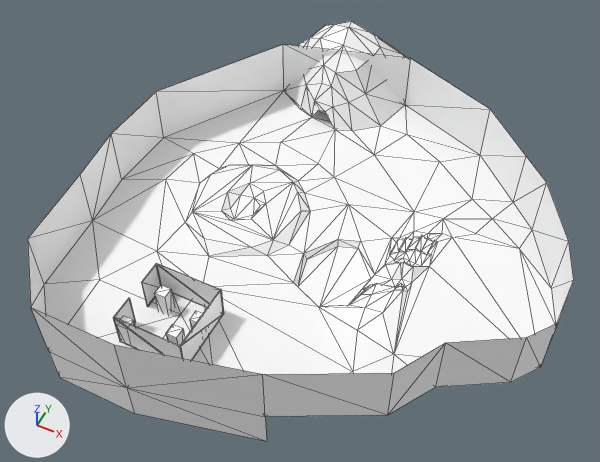
The glTF model assets/map/SolColi.glb: old version first, new version second.
The view is the same before and after, from a 50 mm lens placed at (5.18, -8.74, 10.99), pointed at (0.87, -0.12, 0.21). Arrows for +X, +Y and +Z are at lower left; the lights stay in place. Mesh edges are drawn as thin lines. Where no turn or scale is listed for an object, it has been applied to the vertices. Vertices at the same position are counted once.

Names of what the first picture shows: 'beveled_cuboid'.
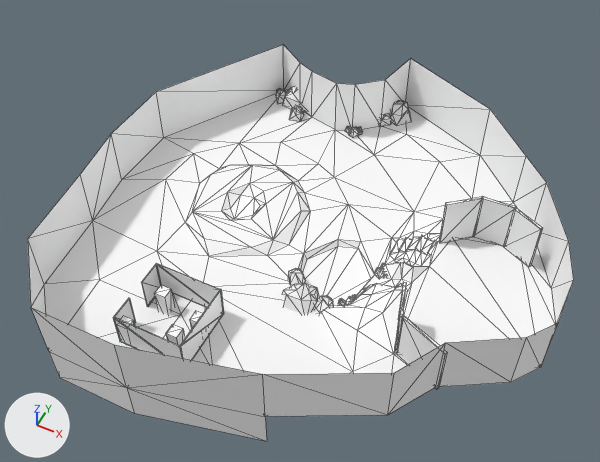
What differs and where, as boxes (x1, y1, x2, y2) in the pictures (600 x 462 px):
'beveled_cuboid', reshaped
    before: (28, 21, 574, 441)
    after: (28, 45, 574, 441)
part 1 of me_mesh_0, added
    after: (474, 196, 516, 245)
part 2 of me_mesh_0, built on
    before: (284, 21, 407, 131)
    after: (276, 45, 411, 138)
part 3 of me_mesh_0, added
    after: (283, 196, 543, 390)

The edits, one by one:
me_mesh_0 is used by ob_beveled_cuboid; location (0.0, 0.0, 0.0).
me_mesh_0 had 293 vertices, 525 faces and spanned x -2.6..5.36, y -4.08..5.32, z -0.56..1.77.
me_mesh_0 now has 608 vertices, 1060 faces and spans x -2.6..5.36, y -4.08..3.82, z -0.56..1.77.
me_mesh_0 part 1: the loose piece of 8 vertices spanning x -0.59..-0.57, y -2.7..-2.28, z 0.25..0.88 is copied, and the copy is scaled about its middle by (-35, -0.113, 1.44), then moved by (4.5, 3.25, 0.52); it spans x 3.64..4.19, y 0.73..0.8, z 0.62..1.54.
me_mesh_0 part 2: 36 vertices removed from x -1.56..1.25, y 2.57..5.32, z 0.25..1.44; 158 vertices added at x -1.18..1.56, y 2.39..3.82, z 0.24..1.38.
me_mesh_0 part 3: 185 vertices added at x 1.13..4.68, y -2.29..0.77, z 0.09..1.54.
